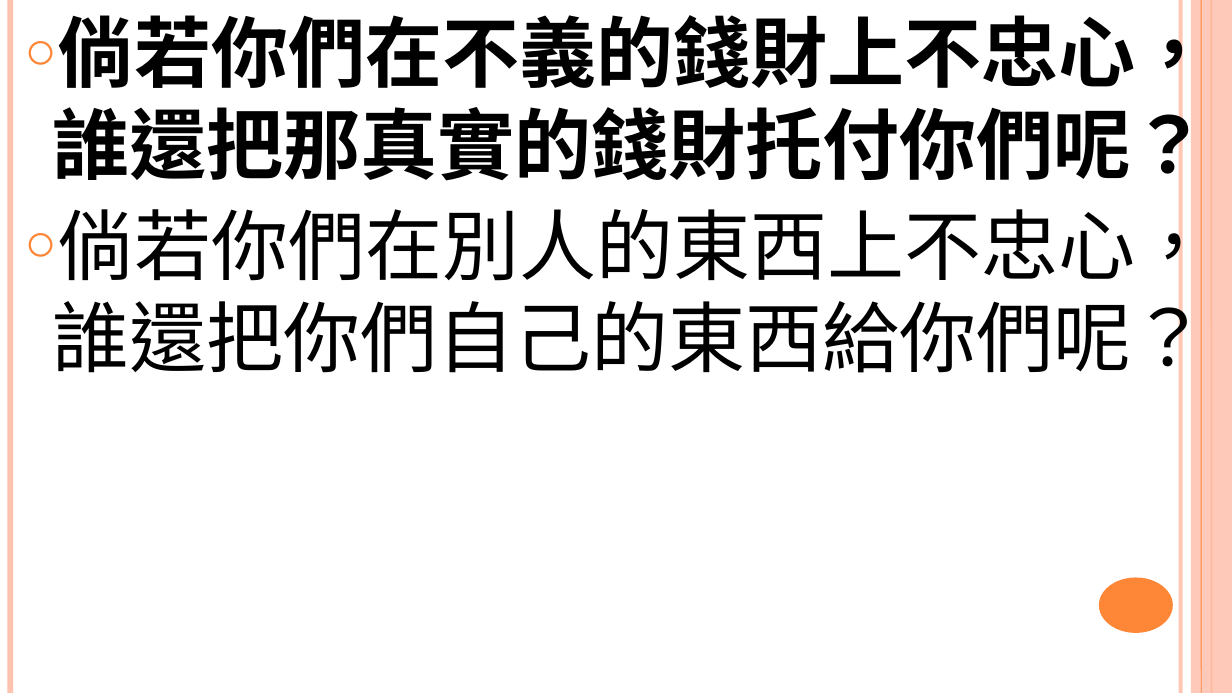
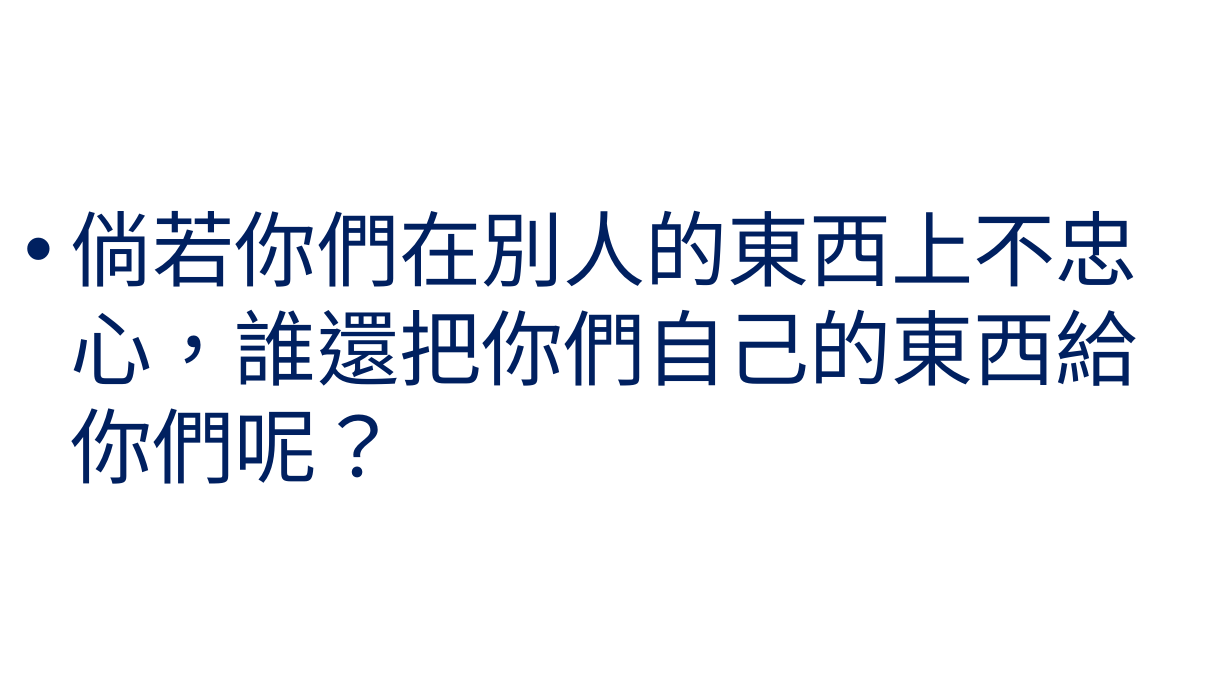
Before and after one commit to batisuoc/worship-resources, a slide deck: slide 5 of 54忠心到底.pptx (slide 4 before the commit). Drawn at 1232x693 pixels with LibreOffice and Linux fonts; fonts in the diff are those of the drawing; background and template pictures are left out. Boxes give left, top, right and bottom in pixels: in the first picture for what was removed or moved away, otherwise in the second. Text is boxed around its words. In the diff, an @@ line names an element or a change of style, - is before the commit and + after.

```diff
--- a/54忠心到底.pptx
+++ b/54忠心到底.pptx
@@ line removed from (10, 0) to (10, 693) @@
@@ text "倘若你們在別人的東西上不忠心，誰還把你們自己的東西給你們呢？" at (x1=71, y1=210, x2=1138, y2=484): size 60 to 64 pt, text colour #000000 to #002060; bullet ○ to •; more space between paragraphs; vertical alignment top to middle @@
@@ text at (x1=52, y1=3, x2=1212, y2=194): paragraph removed @@
-○ 倘若你們在不義的錢財上不忠心，誰還把那真實的錢財托付你們呢？
@@ line removed from (1181, 0) to (1181, 693) @@
@@ rectangle removed at (x1=1191, y1=0, x2=1232, y2=693) @@
@@ line removed from (1202, 0) to (1202, 693) @@
@@ line removed from (1212, 0) to (1212, 693) @@
@@ ellipse removed at (x1=1099, y1=578, x2=1173, y2=633) @@
```
Also in this commit, not shown: 5 other slides changed, 1 slide added.
